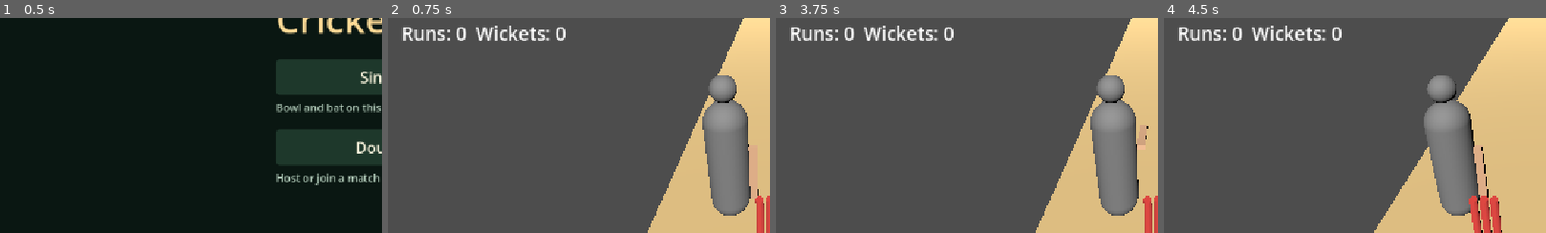
Above: before the commit, frames 1-4 (left to right).
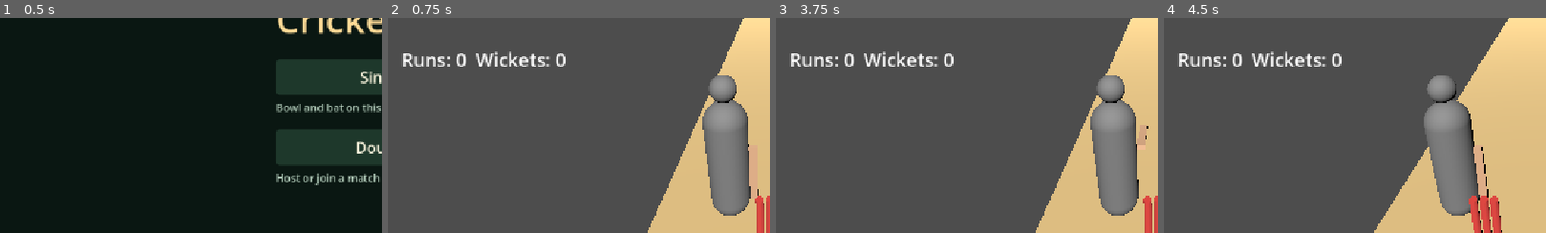
Above: after the commit, the same moments.

Repository: aranmahadevan108-prog/Real-Work-Haven
Game: Godot game, scene res://main_menu.tscn
Two runs of this game, one before a commit and one after it. Both use one fixed random seed, a clock stepped at 60 frames per second and the inputs below.
Inputs:
- Up to frame 1 (0.5 s): no input
- Up to frame 2 (0.75 s): click "Single" at 0.5 s
- Up to frame 3 (3.75 s): click "Pace" at 1.25 s; click "Bowl" at 2 s; click "Leg Spin" at 2.75 s; click "Swing (Space)" at 3.5 s
- Up to frame 4 (4.5 s): tap Enter at 4.25 s; hold Right from 4.28 s (still down); tap Space (swing) at 4.35 s
The pictures show only the part of the screen within x 0-50%, y 33-83%; the shares and areas given below are measured in that part.

Frame 1 is identical in both runs. In frame 2, 2.6% of the frame differs, in the area x 4-47%, y 3-23%; in frame 3, 2.6%; in frame 4, 2.6%.

Commit message:
move score below swing button

Diff:
--- a/cricket_batting_experience.gd
+++ b/cricket_batting_experience.gd
@@ -54,7 +54,7 @@
 	bowl_button.pressed.connect(_bowl)
 	controls.add_child(bowl_button)
 
-	score_label.position = Vector2(20, 220)
+	score_label.position = Vector2(20, 260)
 	score_label.add_theme_font_size_override("font_size", 28)
 	hud.add_child(score_label)
 
